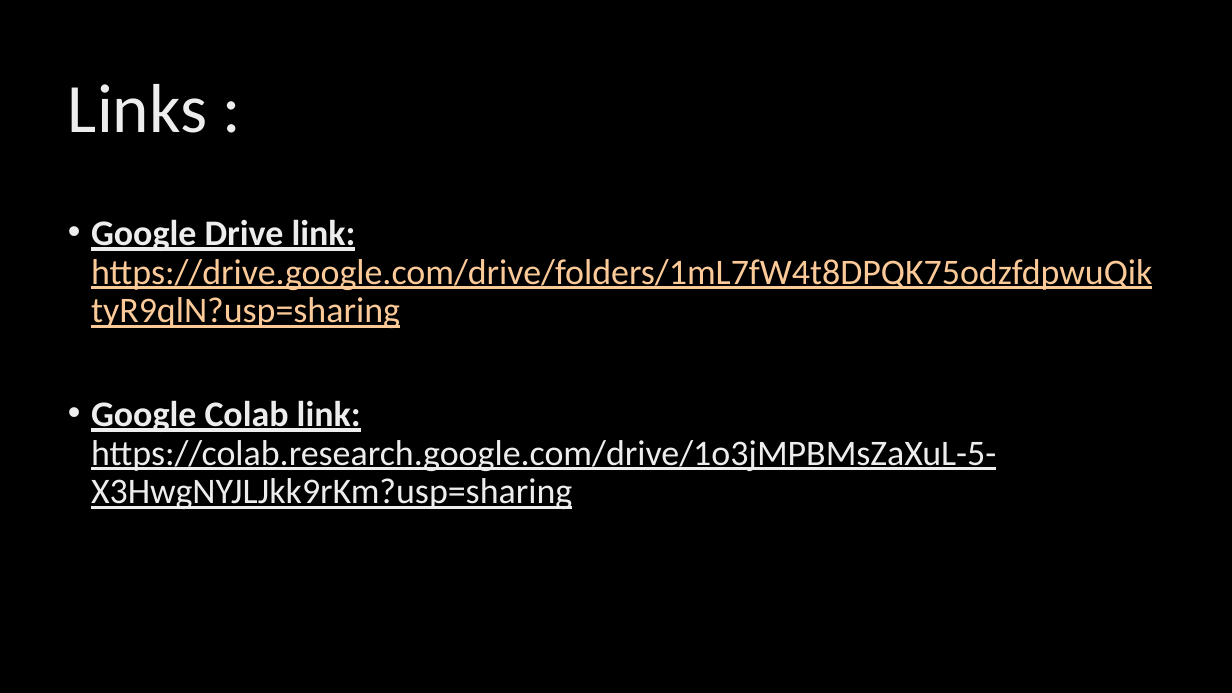
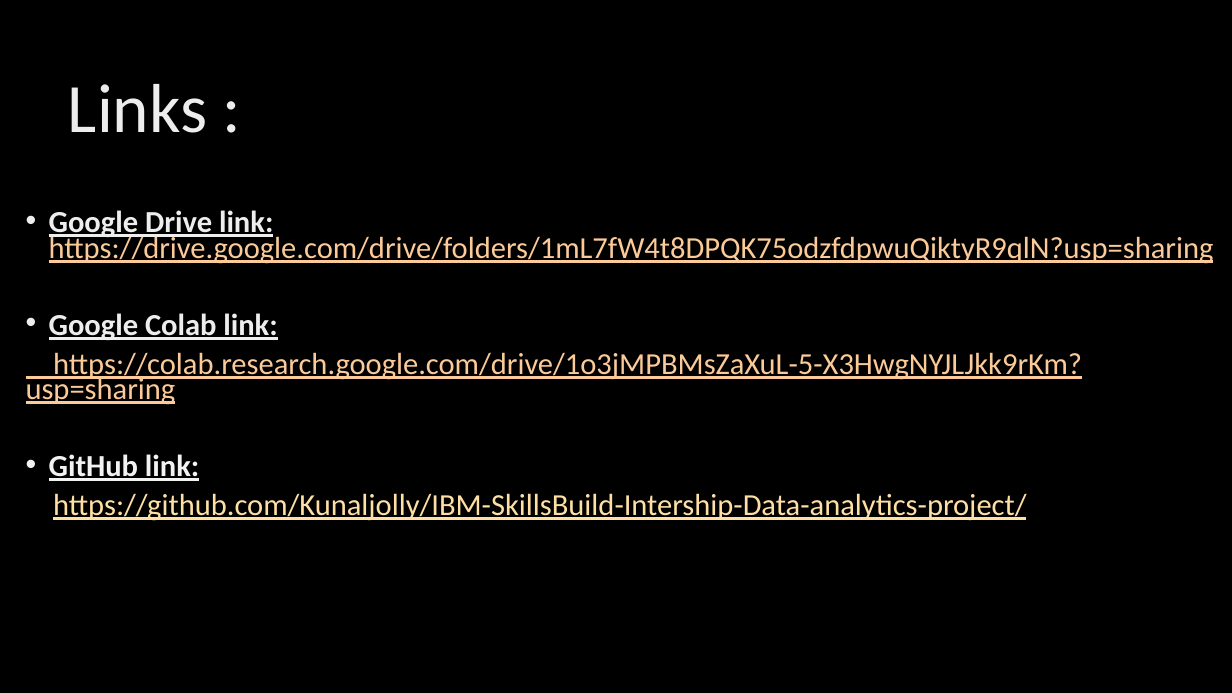
Before and after one commit to Kunaljolly/IBM-SkillsBuild-Intership-Data-analytics-project, a slide deck: slide 15 of IBM Internship Project Final submission PPT.pptx. Drawn at 1232x693 pixels with LibreOffice and Linux fonts; fonts in the diff are those of the drawing; background and template pictures are left out. Boxes give left, top, right and bottom in pixels: in the first picture for what was removed or moved away, otherwise in the second. Text is boxed around its words. In the diff, an @@ line names an element or a change of style, - is before the commit and + after.

```diff
--- a/IBM Internship Project Final submission PPT.pptx
+++ b/IBM Internship Project Final submission PPT.pptx
@@ text "Google Drive link: https://drive.google.com/drive/folders/1m ...": place and size @@
-text "Google Drive link: https://drive.google.com/drive/folders/1m ..." at bbox=[91, 219, 1152, 509]
+text "Google Drive link: https://drive.google.com/drive/folders/1m ..." at bbox=[26, 210, 1214, 521]
@@ text at bbox=[49, 210, 1214, 264]: size 28 to 23.8 pt in "Google Drive link: https://drive.google.com/drive/folders/1m ..."; line spacing 0.9 to 0.7 @@
@@ text at bbox=[26, 313, 1082, 521]: text changed; size 28 to 23.8 pt; text colour gradient #BFBFBF to #EDEDED to #FFFFFF to #FBCA98 @@
-• Google Colab link: https://colab.research.google.com/drive/1o3jMPBMsZaXuL-5-X3HwgNYJLJkk9rKm?usp=sharing
+• Google Colab link:
+https://colab.research.google.com/drive/1o3jMPBMsZaXuL-5-X3HwgNYJLJkk9rKm?usp=sharing
+• GitHub link:
+https://github.com/Kunaljolly/IBM-SkillsBuild-Intership-Data-analytics-project/
```
